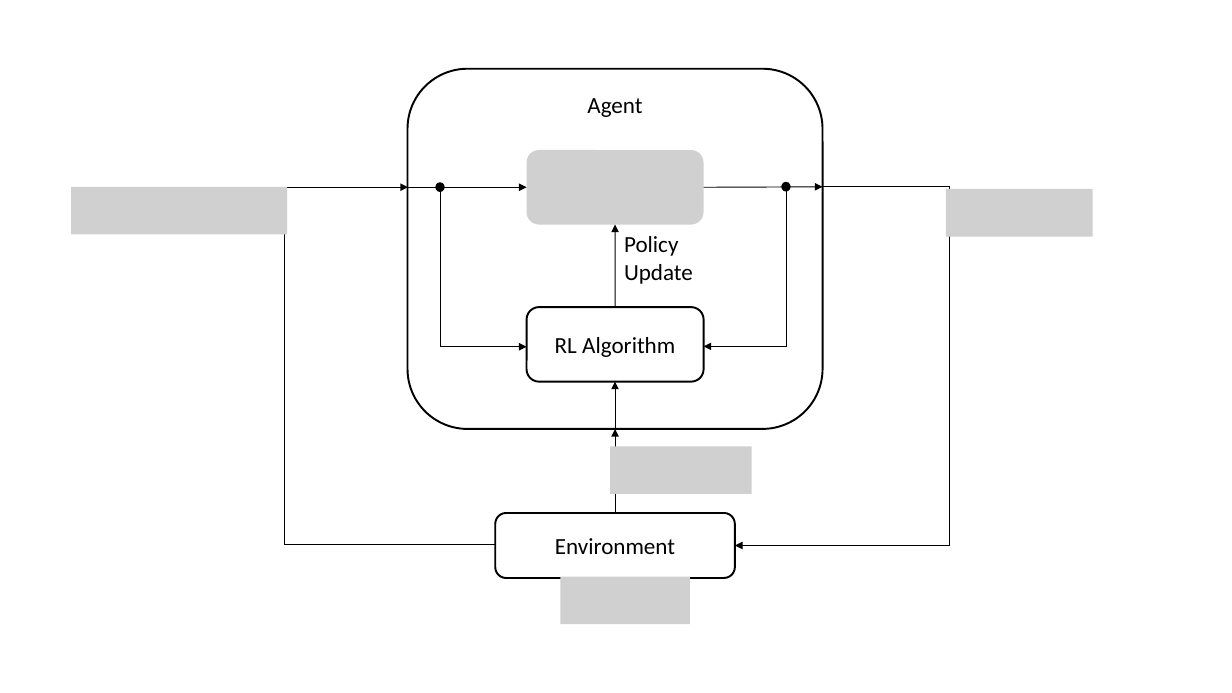
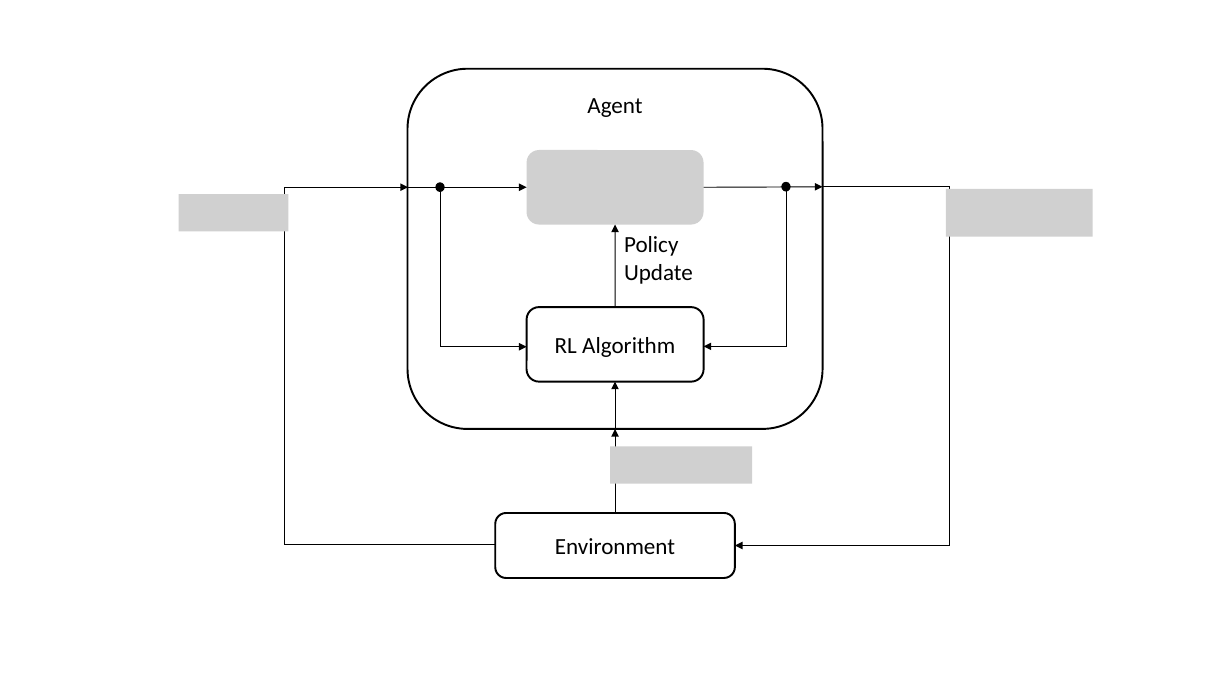
Before and after one commit to kristina29/social-rl, a slide deck: slide 1 of thesis/figures/figures.pptx. Drawn at 1232x693 pixels with LibreOffice and Linux fonts; fonts in the diff are those of the drawing; grey boxes stand for pictures. Boxes give left, top, right and bottom in pixels: in the first picture for what was removed or moved away, otherwise in the second. Text is boxed around its words. In the diff, an @@ line names an element or a change of style, - is before the commit and + after.

```diff
--- a/thesis/figures/figures.pptx
+++ b/thesis/figures/figures.pptx
@@ picture: place and size @@
-picture at bbox=[71, 187, 287, 235]
+picture at bbox=[178, 194, 288, 231]
@@ picture: place and size @@
-picture at bbox=[610, 446, 751, 494]
+picture at bbox=[610, 446, 752, 483]
@@ picture removed at bbox=[561, 577, 690, 625] @@
```
Also in this commit, not shown: 3 other files.
